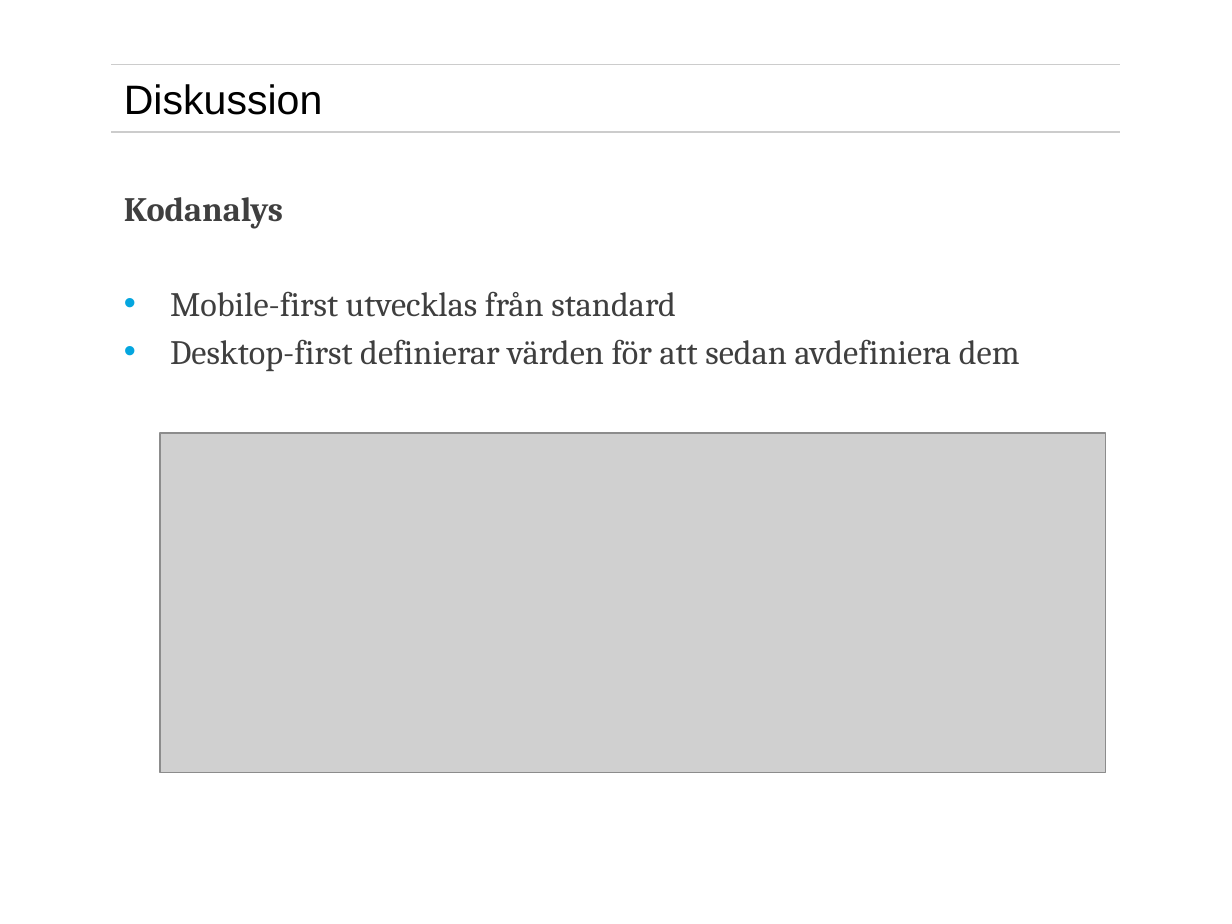
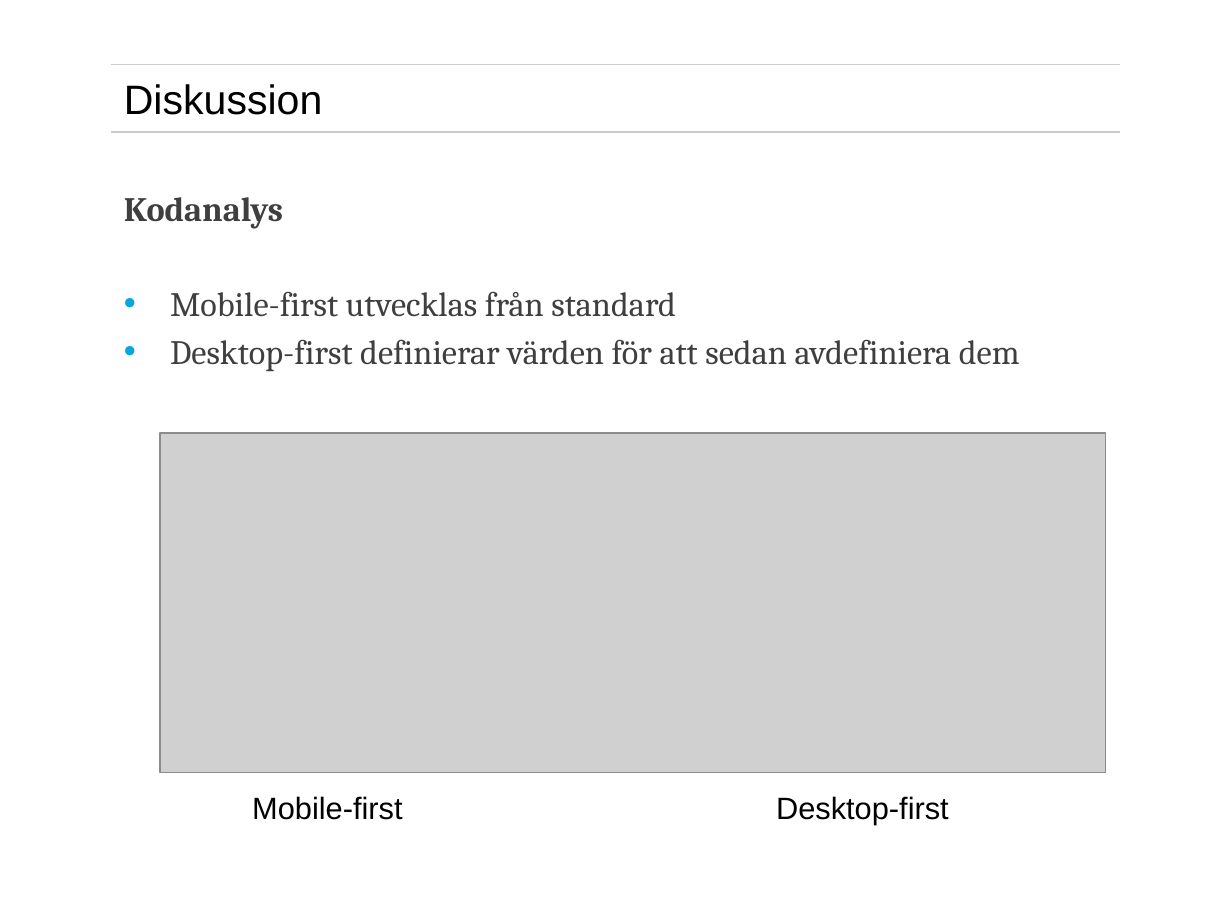
Before and after one commit to eduardocastaneda/exjobb, a slide deck: slide 37 of presentation/exjobbspresentationrecover.pptx. Drawn at 1232x924 pixels with LibreOffice and Linux fonts; fonts in the diff are those of the drawing; grey boxes stand for pictures; background and template pictures are left out. Boxes give left, top, right and bottom in pixels: in the first picture for what was removed or moved away, otherwise in the second. Text is boxed around its words. In the diff, an @@ line names an element or a change of style, - is before the commit and + after.

```diff
--- a/presentation/exjobbspresentationrecover.pptx
+++ b/presentation/exjobbspresentationrecover.pptx
@@ text added at (252, 796, 402, 820), 18 pt, text #000000 @@
+Mobile-first
@@ text added at (776, 796, 949, 824), 18 pt, text #000000 @@
+Desktop-first
```
Also in this commit, not shown: 18 other slides changed, 7 other files.
